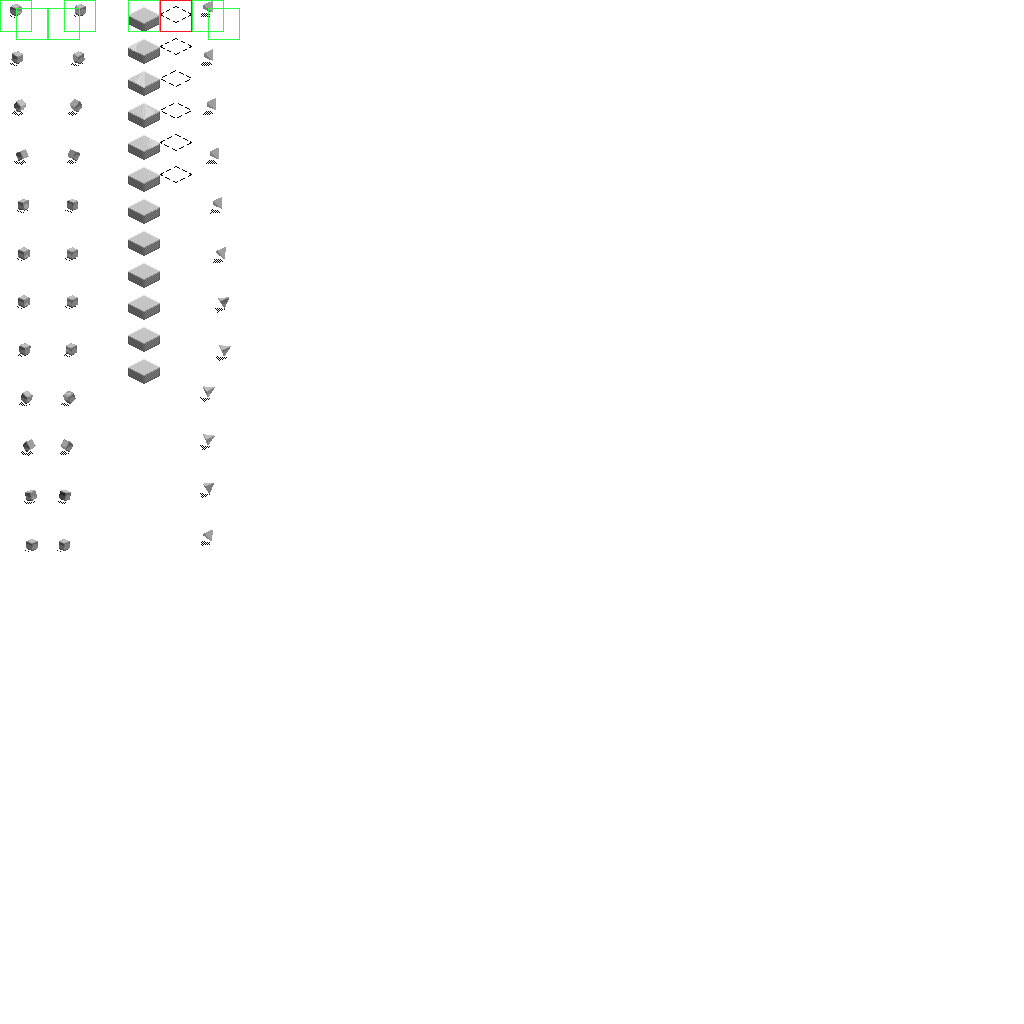
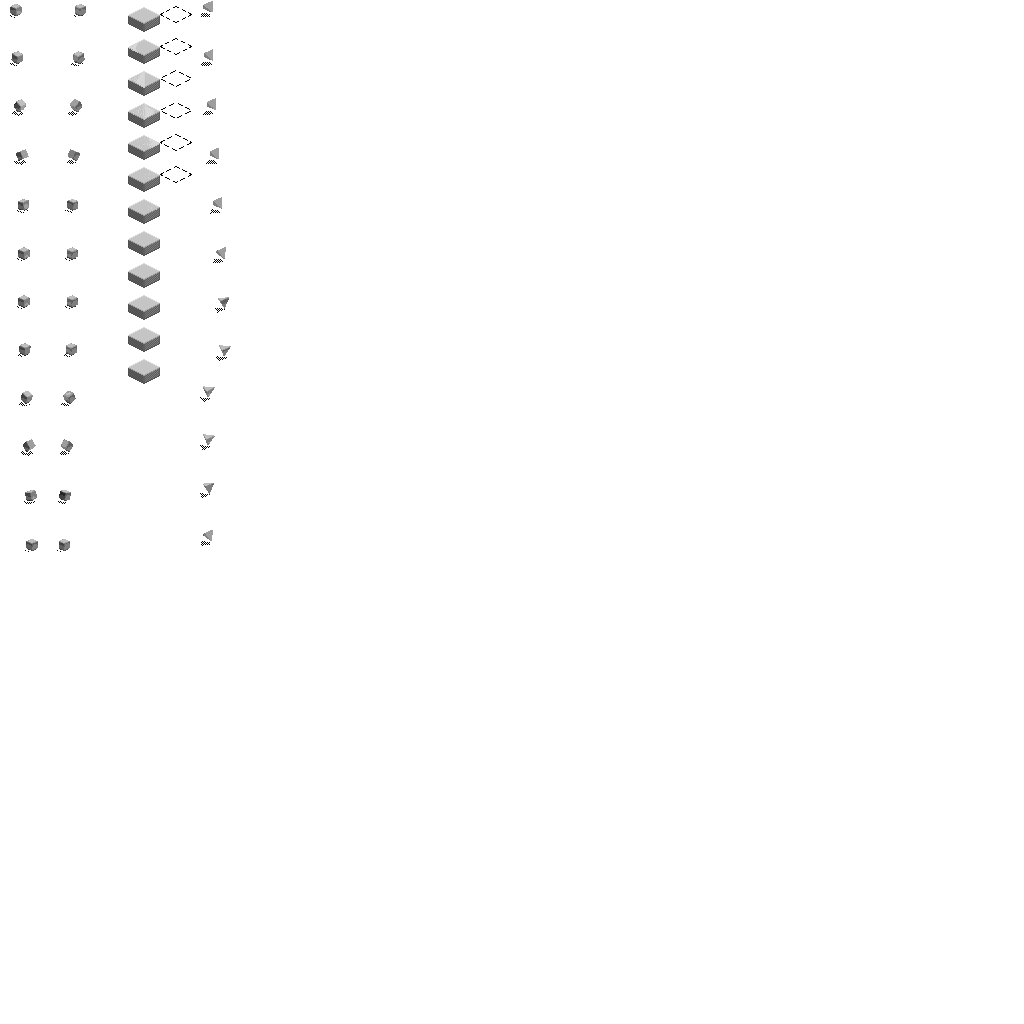
Comparing the layer stacks of the two w=1024, h=1024 images. Changes:
hid "Background" over <box>0,0,240,40</box>
